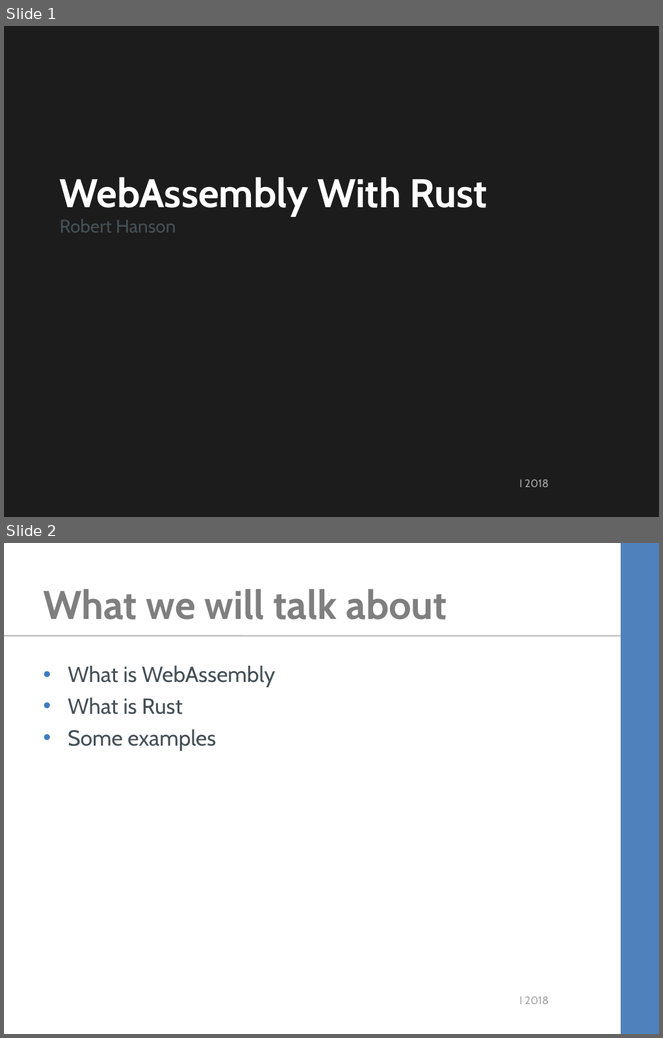
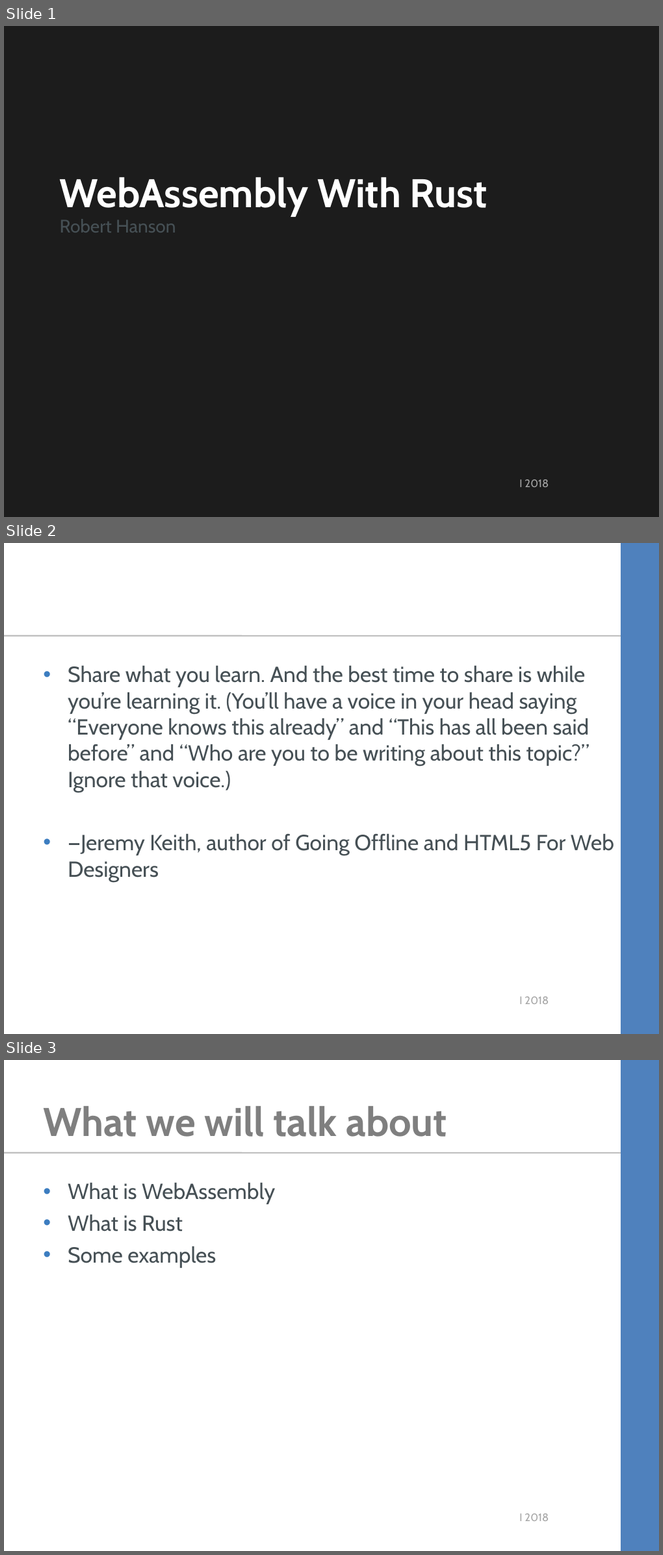
Before and after one commit to kimtuck/WebAssembly, a slide deck: webassembly.ppt. Shown one above the other, each under a label of ours: slides 1 and 2 before the commit, slides 1, 2 and 3 after it. The pictures are 663x1038 and 663x1555 pixels, drawn with LibreOffice and Linux fonts; fonts in the diff are those of the drawing; background and template pictures are left out. Boxes give left, top, right and bottom in pixels: in the first picture for what was removed or moved away, otherwise in the second. Text is boxed around its words. In the diff, an @@ line names an element or a change of style, - is before the commit and + after.

```diff
--- a/webassembly.ppt
+++ b/webassembly.ppt
@@ slide 2 added at (4,543,659,1034), background #FFFFFF; not listed: 3 template elements that a slide beside it also shows @@
@@ text added at (68,666,614,882), 24 pt, text #465055 @@
+• Share what you learn. And the best time to share is while you’re learning it. (You’ll have a voice in your head saying “Everyone knows this already” and “This has all been said before” and “Who are you to be writing about this topic?” Ignore that voice.)
+• —Jeremy Keith, author of Going Offline and HTML5 For Web Designers
@@ what was slide 2 is now slide 3 @@
```
Also in this commit, not shown: 3 other slides added, 8 other files.
